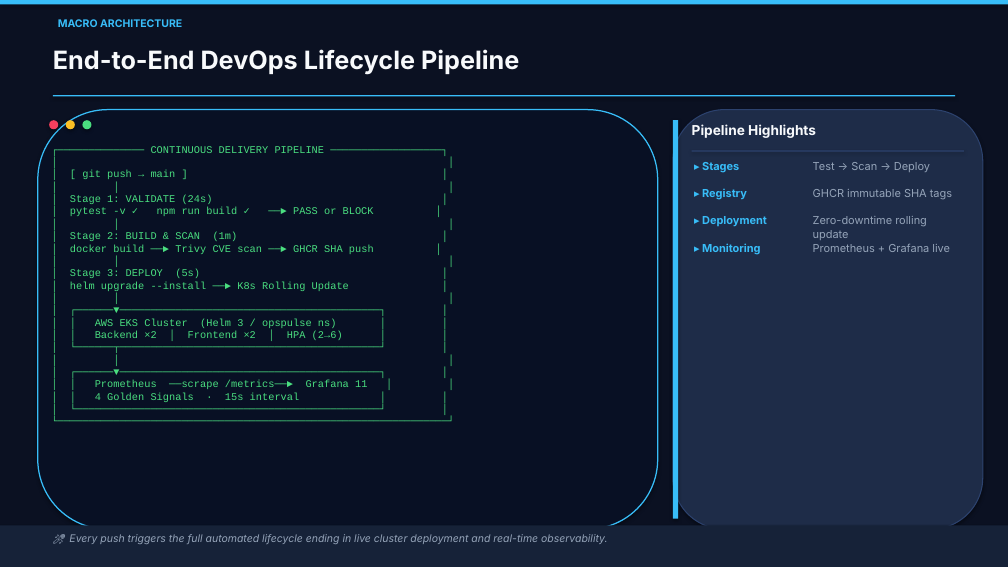
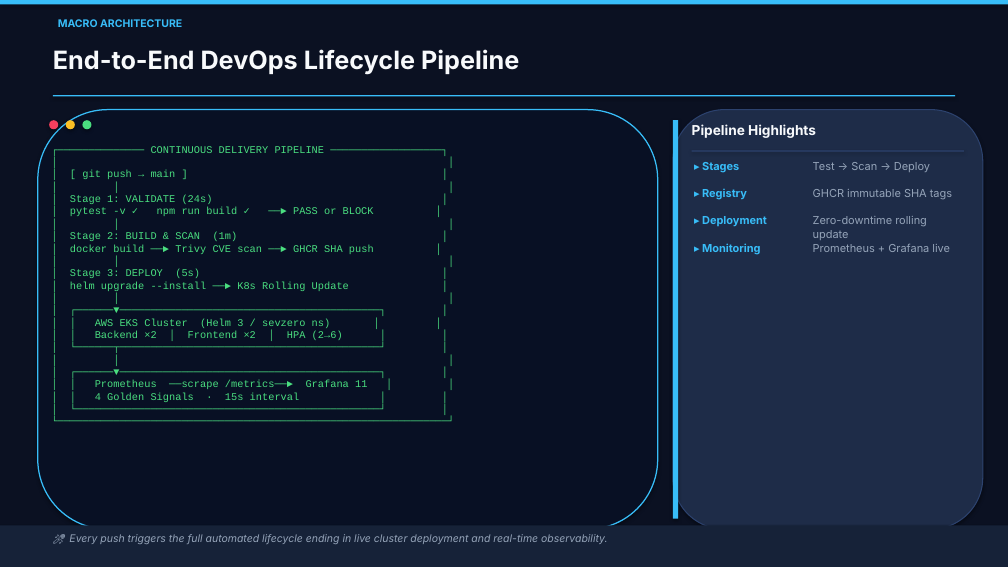
Before and after one commit to SathwikPerla/Final-DevOps-Project-Troubleshooting, a slide deck: slide 2 of demo/SevZero_Capstone_Presentation_v2.pptx. Drawn at 1008x567 pixels with LibreOffice and Linux fonts; fonts in the diff are those of the drawing. Boxes give left, top, right and bottom in pixels: in the first picture for what was removed or moved away, otherwise in the second. Text is boxed around its words. In the diff, an @@ line names an element or a change of style, - is before the commit and + after.

Commit message:
refactor: complete project-wide rebranding to SevZero across all code, configs, helm charts, and screenshots

```diff
--- a/demo/SevZero_Capstone_Presentation_v2.pptx
+++ b/demo/SevZero_Capstone_Presentation_v2.pptx
@@ text at (70,146,374,402): text changed @@
-┌────────────── CONTINUOUS DELIVERY PIPELINE ──────────────────┐
-│ │
-│ [ git push → main ] │
-│ │ │
-│ Stage 1: VALIDATE (24s) │
-│ pytest -v ✓ npm run build ✓ ──► PASS or BLOCK │
-│ │ │
-│ Stage 2: BUILD & SCAN (1m) │
-│ docker build ──► Trivy CVE scan ──► GHCR SHA push │
-│ │ │
-│ Stage 3: DEPLOY (5s) │
-│ helm upgrade --install ──► K8s Rolling Update │
-│ │ │
-│ ┌──────▼──────────────────────────────────────────┐ │
-│ │ AWS EKS Cluster (Helm 3 / opspulse ns) │ │
-│ │ Backend ×2 │ Frontend ×2 │ HPA (2→6) │ │
-│ └──────┬──────────────────────────────────────────┘ │
-│ │ │
-│ ┌──────▼──────────────────────────────────────────┐ │
-│ │ Prometheus ──scrape /metrics──► Grafana 11 │ │
-│ │ 4 Golden Signals · 15s interval │ │
-│ └─────────────────────────────────────────────────┘ │
-└───────────────────────────────────────────────────────────────┘
+┌────────────── CONTINUOUS DELIVERY PIPELINE ──────────────────┐
+│ │
+│ [ git push → main ] │
+│ │ │
+│ Stage 1: VALIDATE (24s) │
+│ pytest -v ✓ npm run build ✓ ──► PASS or BLOCK │
+│ │ │
+│ Stage 2: BUILD & SCAN (1m) │
+│ docker build ──► Trivy CVE scan ──► GHCR SHA push │
+│ │ │
+│ Stage 3: DEPLOY (5s) │
+│ helm upgrade --install ──► K8s Rolling Update │
+│ │ │
+│ ┌──────▼──────────────────────────────────────────┐ │
+│ │ AWS EKS Cluster (Helm 3 / sevzero ns) │ │
+│ │ Backend ×2 │ Frontend ×2 │ HPA (2→6) │ │
+│ └──────┬──────────────────────────────────────────┘ │
+│ │ │
+│ ┌──────▼──────────────────────────────────────────┐ │
+│ │ Prometheus ──scrape /metrics──► Grafana 11 │ │
+│ │ 4 Golden Signals · 15s interval │ │
+│ └─────────────────────────────────────────────────┘ │
+└───────────────────────────────────────────────────────────────┘
```
Also in this commit, not shown: 4 other slides changed, 55 other files.
